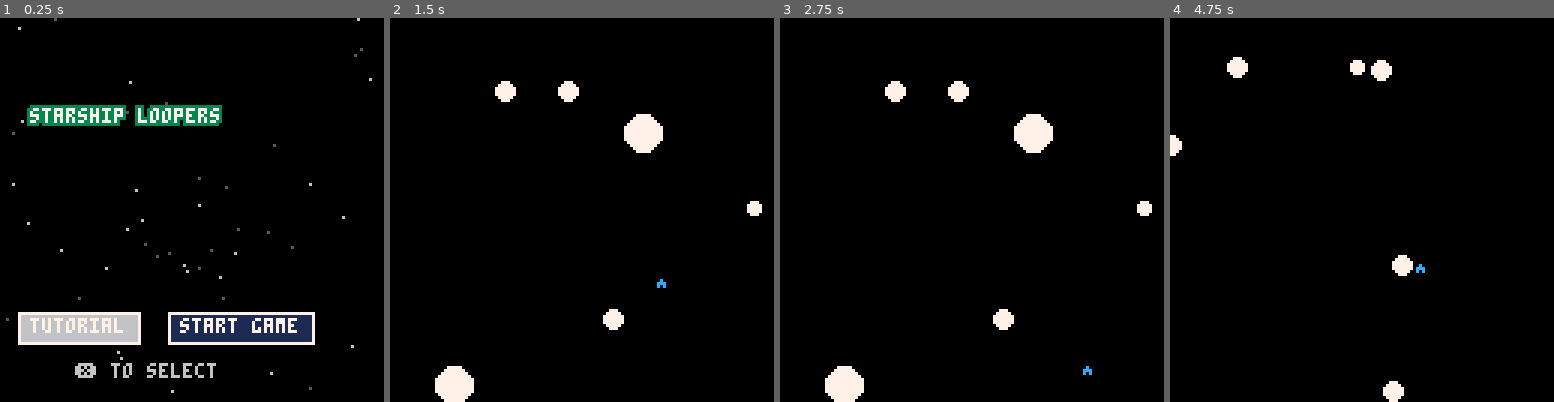
Above: before the commit, frames 1-4 (left to right).
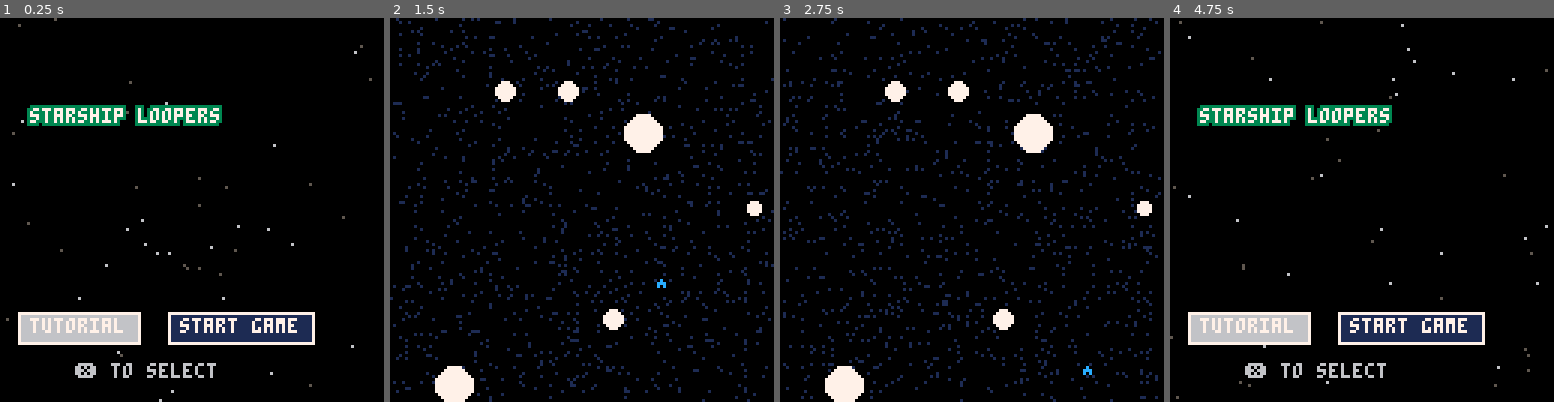
Above: after the commit, the same moments.

Repository: aadriien/GMTK-starship-loopers
Game: PICO-8 cartridge starship-loopers.p8
Same seed, same stepped clock (60 frames per second), same inputs: the game is played once before the commit and once after it.
Inputs:
- Up to frame 1 (0.25 s): no input
- Up to frame 2 (1.5 s): tap X (X key) at 0.33, 1.07 s; tap O (Z key) at 0.7 s
- Up to frame 3 (2.75 s): hold Right 1.6-2.1 s; tap O (Z key) at 1.7, 2.1, 2.5 s; tap X (X key) at 1.85 s; hold Right from 2.47 s (still down)
- Up to frame 4 (4.75 s): tap O (Z key) every 0.4 s from 2.9 to 4.5 s; tap X (X key) at 2.97, 4.08 s; release Right at 3.03 s; hold Left 3.08-3.58 s; hold Right 4.02-4.68 s

The runs differ from the first frame. In frame 1, 0.3% of the frame differs, in the area x 4-97%, y 0-100%; in frame 2, 5.8%; in frame 3, 5.8%; in frame 4, 11%, in the area x 0-99%, y 0-100%.

Commit message:
additions by David to add flow field particles

Diff:
--- a/starship-loopers.p8
+++ b/starship-loopers.p8
@@ -37,6 +37,25 @@
         })
     end
 
+    -- particles for flow field
+    flow_params = {
+        a = rnd(1) - .5,
+        b = rnd(1) - .5,
+        c = rnd(1) - .5,
+        d = rnd(1) - .5
+    }
+
+    particles = {}
+    for i = 1, 1000 do
+        add(particles, {
+            x = flr(rnd(128)),
+            y = flr(rnd(128)),
+            vx = rnd(1) - .5,
+            vy = rnd(1) - .5,
+            lifespan = rnd(64)
+        })
+    end
+
     -- global variables
     max_orbit_distance = 40
     max_speed = 8
@@ -156,7 +175,22 @@
 
     -- update positions of ship, celestial bodies, and particles
     move_ship()
-
+    -- update particles
+    for particle in all(particles) do
+        particle.x = (particle.x + particle.vx + 128) % 128
+        particle.y = (particle.y + particle.vy + 128) % 128
+        vx, vy = flow(particle.x, particle.y)
+        particle.vx = (particle.vx + vx) / 2
+        particle.vy = (particle.vy + vy) / 2
+        particle.lifespan = particle.lifespan - 1
+        if particle.lifespan < 0 then
+            particle.x = flr(rnd(128))
+            particle.y = flr(rnd(128))
+            particle.vx = rnd(1) - .5
+            particle.vy = rnd(1) - .5
+            particle.lifespan = rnd(64)
+        end
+    end
 
     -- end game condition when ship goes off screen
     if ship.x < 0 or ship.x > 128 or ship.y < 0 or ship.y > 128 then
@@ -169,6 +203,10 @@
     -- ADD PLAY GAME DRAW CODE HERE
     cls()
     map()
+    -- draw particles
+    for particle in all(particles) do
+        pset(particle.x, particle.y, 1)
+    end
     -- draw ship
     spr(ship.sprite, ship.x, ship.y)
     if (ship.target != "none") and (ship.state == "lock") then
@@ -315,6 +352,22 @@
         end
     end
     return closest
+end
+
+function flow(x, y, scale, speed)
+    x = x/128 or 0
+    y = y/128 or 0
+    scale = scale or 2
+    speed = speed or 1/16
+
+    a = flow_params.a * scale
+    b = flow_params.b * scale
+    c = flow_params.c * scale
+    d = flow_params.d * scale
+
+    x1 = sin(a * y) + c * cos(a * x)
+    y1 = sin(b * x) + d * cos(b * y)
+    return (x1 - x) * speed, (y1 - y) * speed
 end
 
 -- initialization functions
